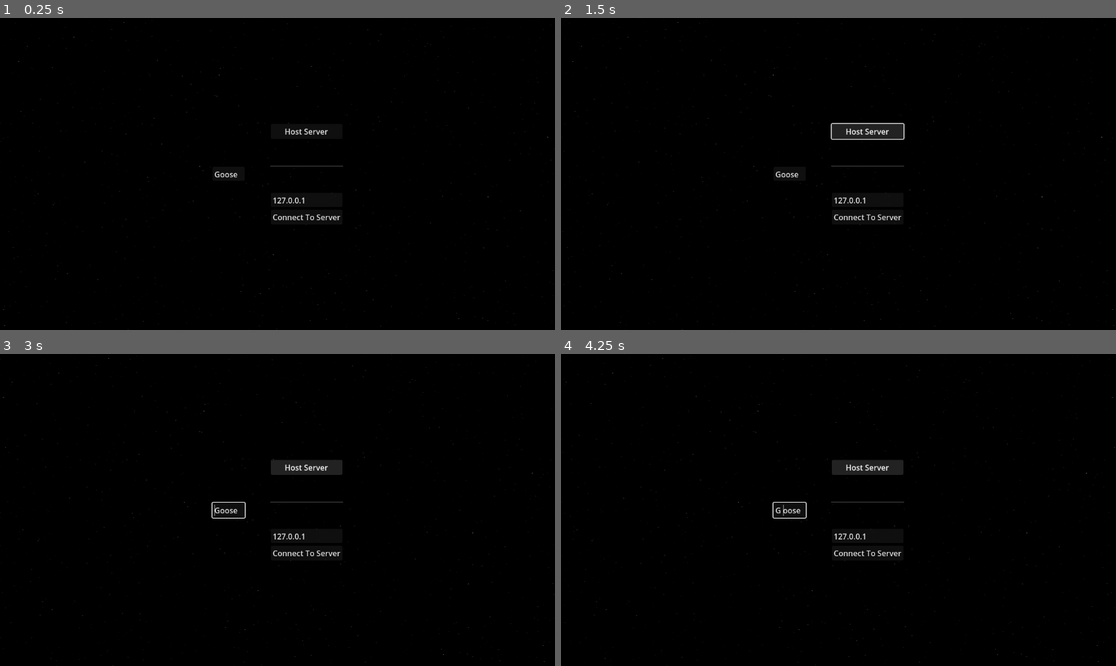
Above: before the commit, frames 1-4 (two rows, left to right).
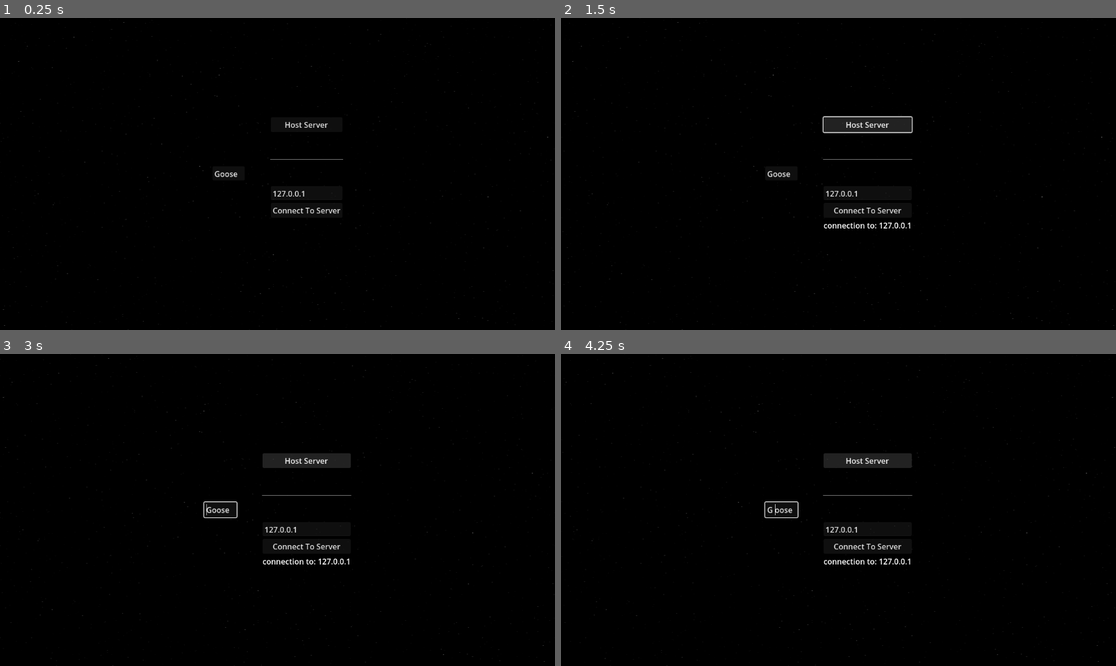
Above: after the commit, the same moments.

Repository: pcvonz/multiplayer_demo
Game: Godot game, scene res://main.tscn
Same seed, same stepped clock (60 frames per second), same inputs: the game is played once before the commit and once after it.
Inputs:
- Up to frame 1 (0.25 s): no input
- Up to frame 2 (1.5 s): click "Connect To Server" at 0.5 s; click "Host Server" at 1.25 s
- Up to frame 3 (3 s): hold Right (ui_right) 2.03-2.78 s; hold Down (ui_down) from 2.78 s (still down)
- Up to frame 4 (4.25 s): release Down (ui_down) at 3.53 s; hold Right (ui_right) from 3.53 s (still down); hold Space (fire) from 3.53 s (still down)

The runs differ from the first frame. In frame 1, 0.6% of the frame differs, in the area x 38-62%, y 33-65%; in frame 2, 1.6%, in the area x 37-64%, y 31-68%; in frame 3, 1.5%; in frame 4, 1.5%.

Commit message:
show connection status

Diff:
--- a/Server/Lobby.gd
+++ b/Server/Lobby.gd
@@ -38,7 +38,7 @@
 	multiplayer.server_disconnected.connect(_on_server_disconnected)
 
 
-func join_game(player_name: String, address = ""):
+func join_game(player_name: String, address: String):
 	player_info.name = player_name
 	if address.is_empty():
 		address = DEFAULT_SERVER_IP
--- a/main_menu/main_menu.gd
+++ b/main_menu/main_menu.gd
@@ -6,8 +6,9 @@
 	pass # Replace with function body.
 
 func _on_client_pressed():
-	var IP_ADDRESS: String = get_node("%Adress").text
-	$Lobby.join_game(get_node("%name").text, IP_ADDRESS)
+	var address: String = get_node("%Adress").text
+	get_node("%connection_status").text = "connection to: %s" % address
+	$Lobby.join_game(get_node("%name").text, address)
 
 func _on_server_pressed():
 	$Lobby.create_game(get_node("%name").text)
--- a/main_menu/main_menu.tscn
+++ b/main_menu/main_menu.tscn
@@ -118,6 +118,10 @@
 text = "Connect To Server
 "
 
+[node name="connection_status" type="Label" parent="HBoxContainer/VBoxContainer/GameOptions/MarginContainer/VBoxContainer"]
+unique_name_in_owner = true
+layout_mode = 2
+
 [node name="Lobby" parent="." instance=ExtResource("3_no0ps")]
 
 [node name="MultiplayerSpawner" type="MultiplayerSpawner" parent="."]
